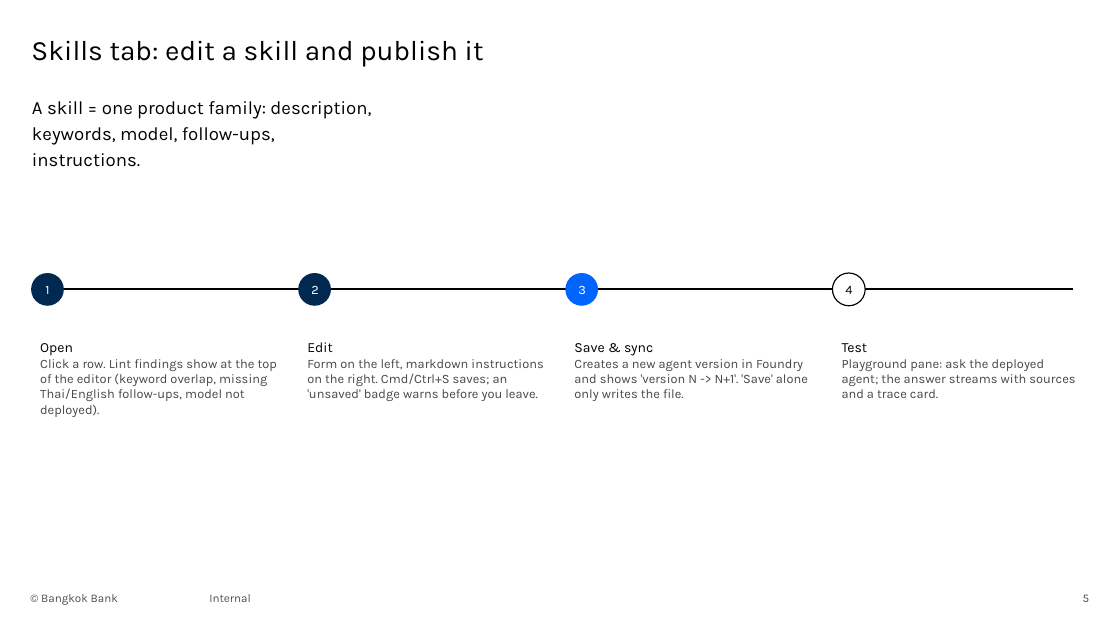
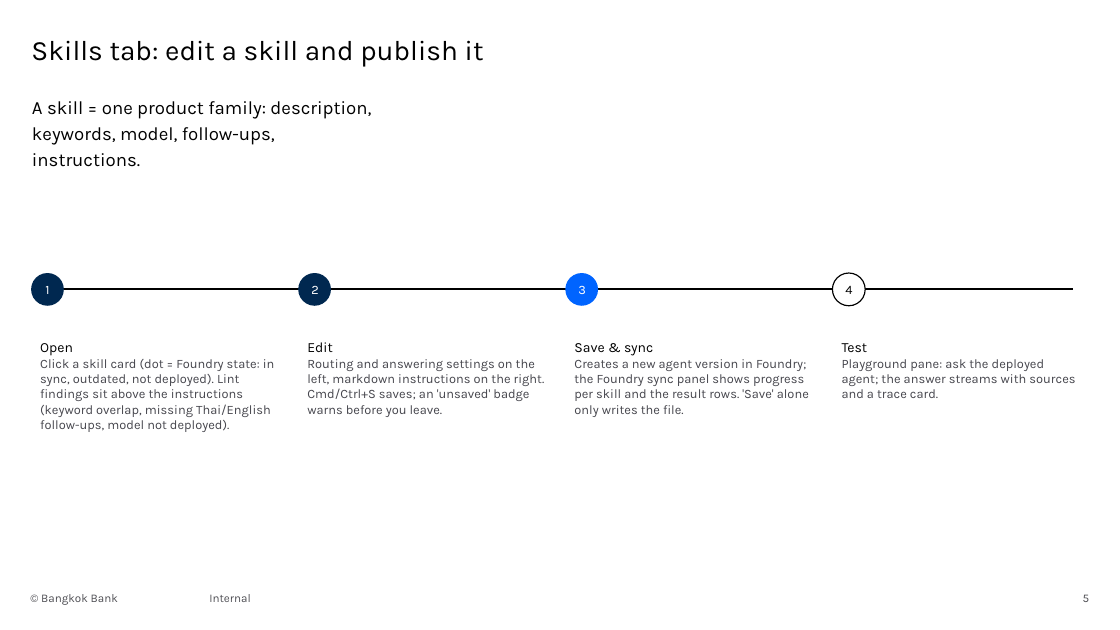
Before and after one commit to chanthaphan/agentic-rag-poc, a slide deck: slide 5 of docs/slides/bankrag-user-manual.pptx. Drawn at 1120x630 pixels with LibreOffice and Linux fonts; fonts in the diff are those of the drawing; background and template pictures are left out. Boxes give left, top, right and bottom in pixels: in the first picture for what was removed or moved away, otherwise in the second. Text is boxed around its words. In the diff, an @@ line names an element or a change of style, - is before the commit and + after.

```diff
--- a/docs/slides/bankrag-user-manual.pptx
+++ b/docs/slides/bankrag-user-manual.pptx
@@ text at (40, 359, 275, 432): text changed @@
-Click a row. Lint findings show at the top of the editor (keyword overlap, missing Thai/English follow-ups, model not deployed).
+Click a skill card (dot = Foundry state: in sync, outdated, not deployed). Lint findings sit above the instructions (keyword overlap, missing Thai/English follow-ups, model not deployed).
@@ text at (307, 359, 545, 417): text changed @@
-Form on the left, markdown instructions on the right. Cmd/Ctrl+S saves; an 'unsaved' badge warns before you leave.
+Routing and answering settings on the left, markdown instructions on the right. Cmd/Ctrl+S saves; an 'unsaved' badge warns before you leave.
@@ text at (574, 359, 809, 417): text changed @@
-Creates a new agent version in Foundry and shows 'version N -> N+1'. 'Save' alone only writes the file.
+Creates a new agent version in Foundry; the Foundry sync panel shows progress per skill and the result rows. 'Save' alone only writes the file.
```
Also in this commit, not shown: 1 other file.
